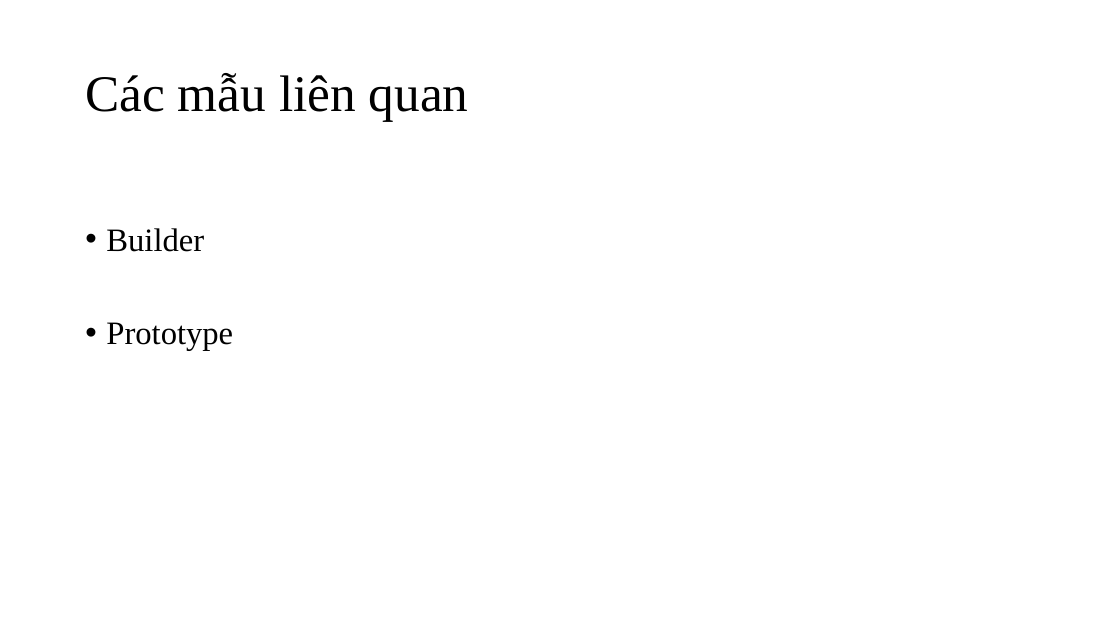
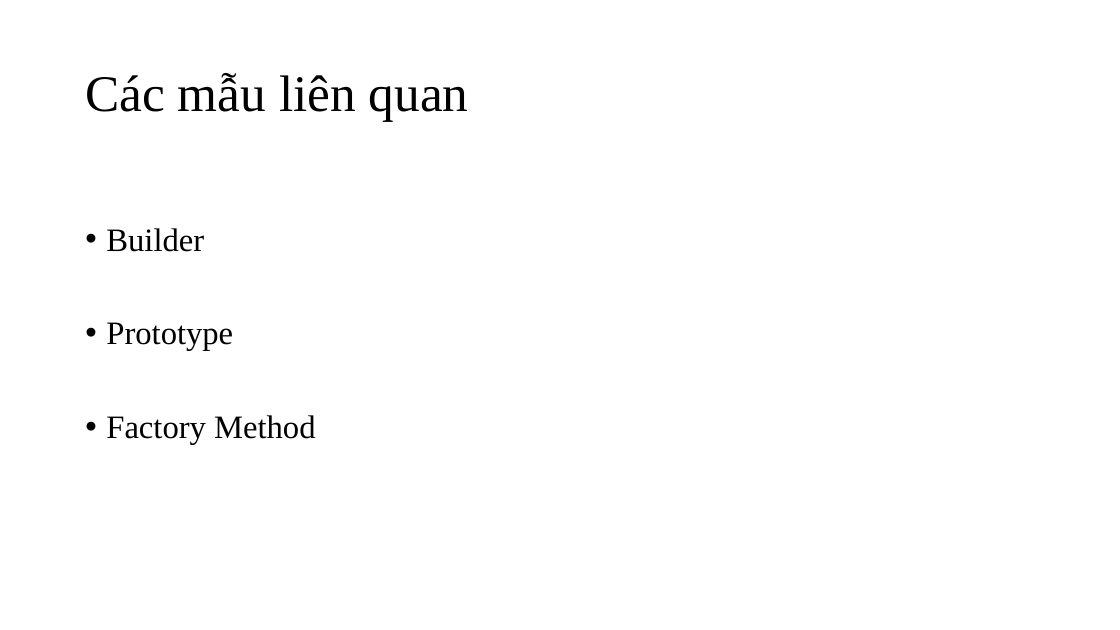
Before and after one commit to QuickyBooster/AbstractFactory-demo, a slide deck: slide 13 of Abstract Factory.pptx. Drawn at 1120x630 pixels with LibreOffice and Linux fonts; fonts in the diff are those of the drawing. Boxes give left, top, right and bottom in pixels: in the first picture for what was removed or moved away, otherwise in the second. Text is boxed around its words. In the diff, an @@ line names an element or a change of style, - is before the commit and + after.

Commit message:
fix slide

```diff
--- a/Abstract Factory.pptx
+++ b/Abstract Factory.pptx
@@ text at box(106, 415, 315, 445): paragraph added @@
+• Factory Method
```
